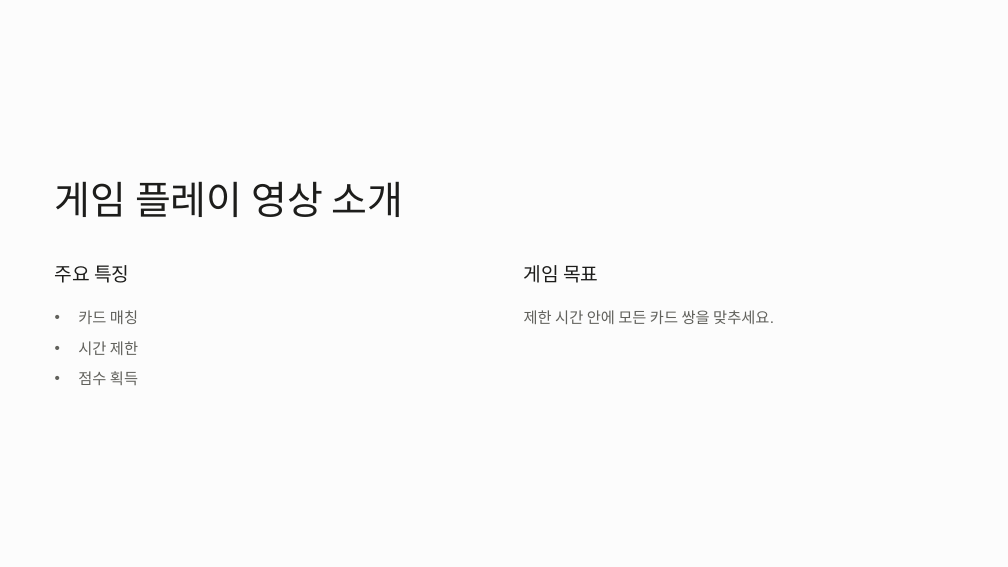
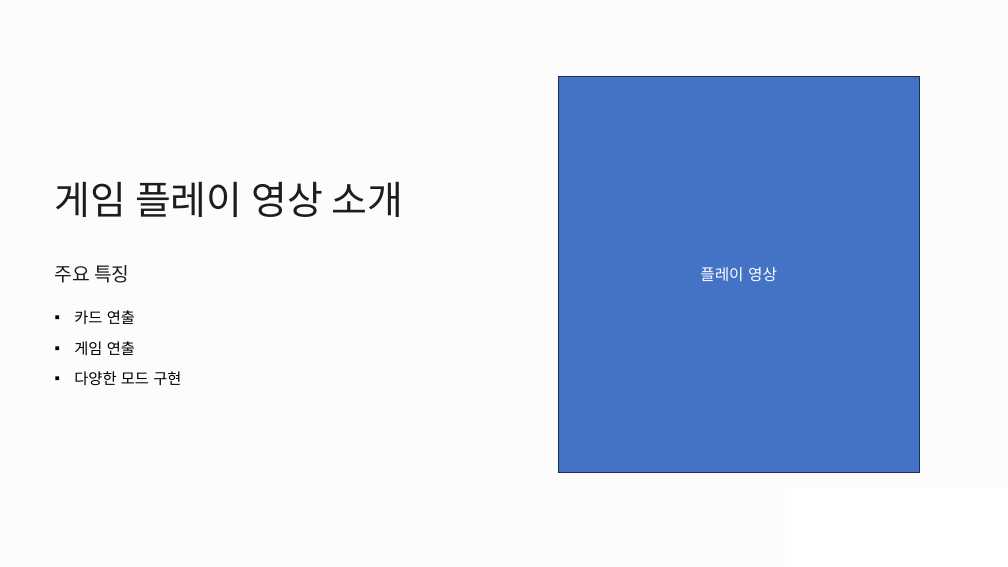
Before and after one commit to Jisooking/sparta_class10-1_git, a slide deck: slide 3 of 2D (2).pptx (slide 2 before the commit). Drawn at 1008x567 pixels with LibreOffice and Linux fonts; fonts in the diff are those of the drawing; background and template pictures are left out. Boxes give left, top, right and bottom in pixels: in the first picture for what was removed or moved away, otherwise in the second. Text is boxed around its words. In the diff, an @@ line names an element or a change of style, - is before the commit and + after.

```diff
--- a/2D (2).pptx
+++ b/2D (2).pptx
@@ rectangle added at [558,76,919,472], fill #4472C4, outline #1E3256 1 pt, 18 pt, text #FFFFFF @@
+플레이 영상
@@ text removed at [524,265,598,283] @@
-게임 목표
@@ text at [74,310,135,324]: text changed; font Arial to Noto Sans CJK KR; text colour #61615C to #000000 @@
-• 카드 매칭
+▪ 카드 연출
@@ text removed at [524,310,774,324] @@
-제한 시간 안에 모든 카드 쌍을 맞추세요.
@@ text at [74,341,135,355]: text changed; font Arial to Noto Sans CJK KR; text colour #61615C to #000000 @@
-• 시간 제한
+▪ 게임 연출
@@ text at [74,371,181,386]: text changed; font Arial to Noto Sans CJK KR; text colour #61615C to #000000 @@
-• 점수 획득
+▪ 다양한 모드 구현
```
Also in this commit, not shown: 3 other slides changed, 5 slides added, 4 slides removed.
